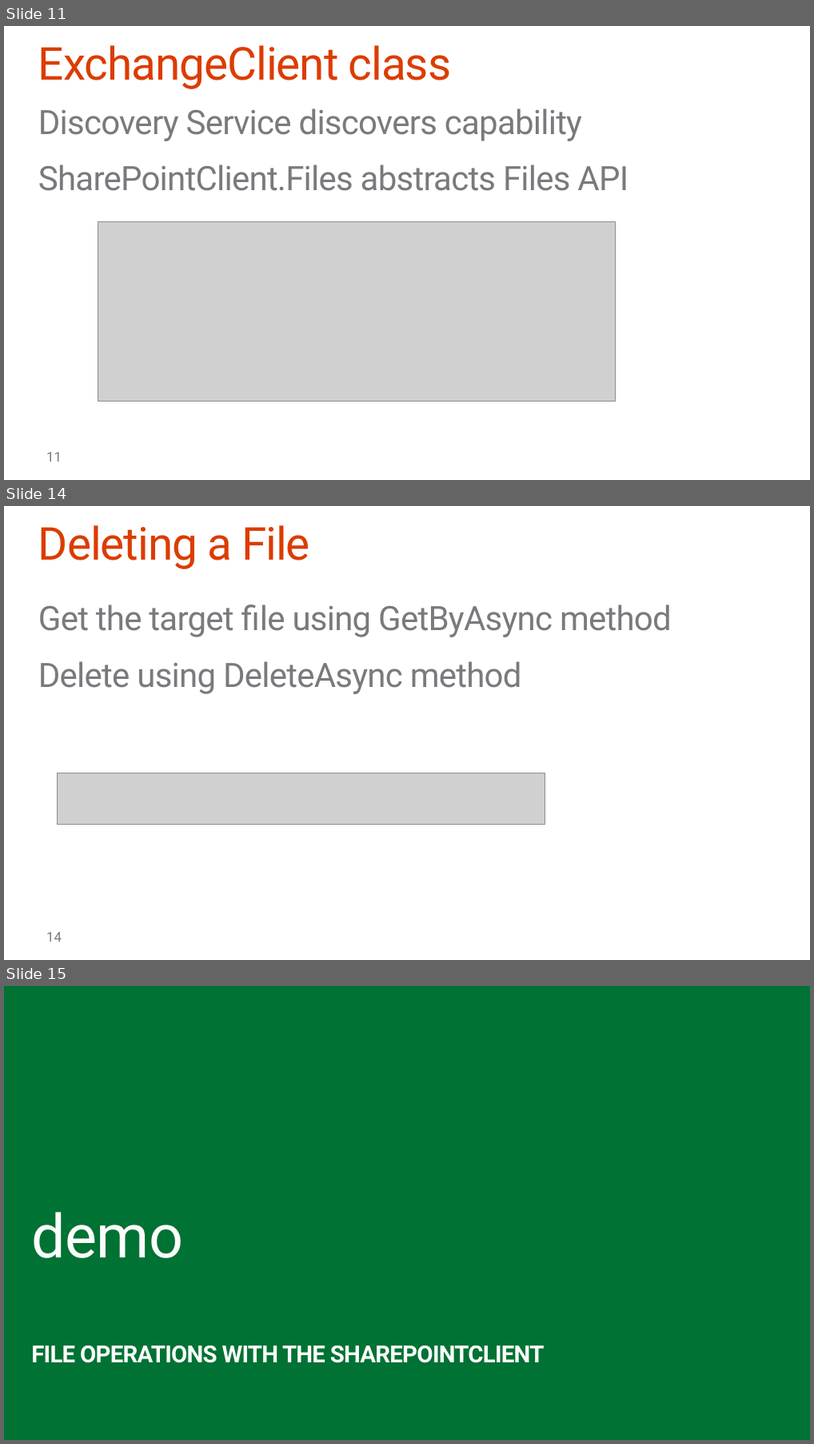
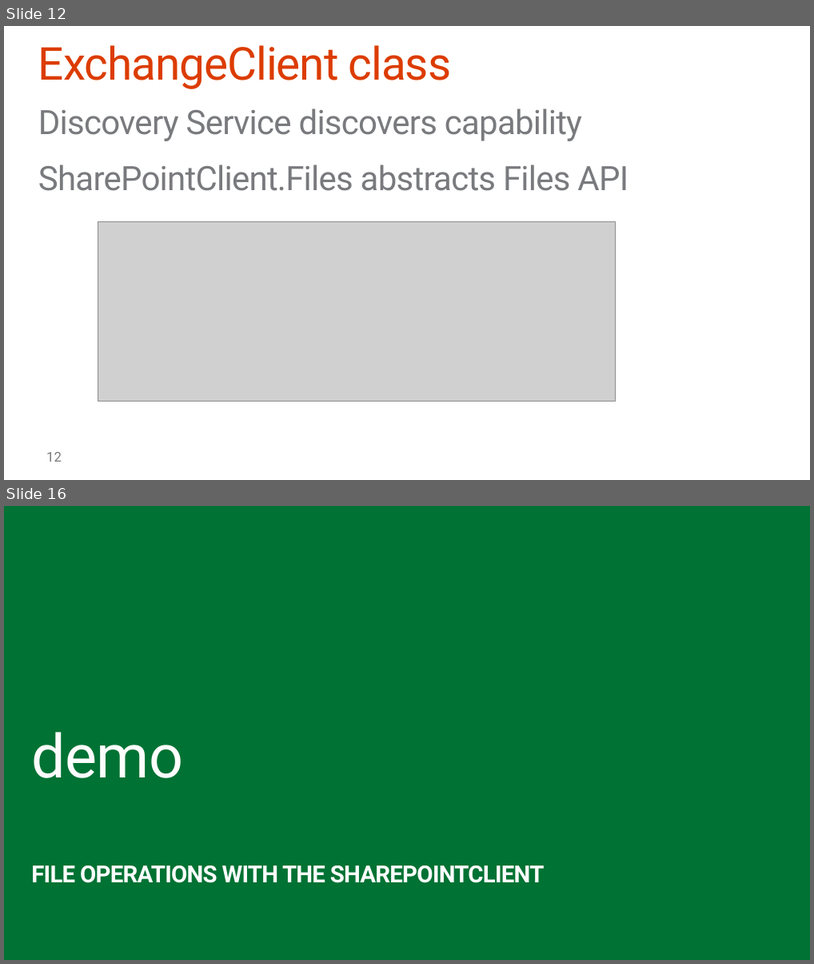
Before and after one commit to OfficeDev/TrainingContent, a slide deck: O3653-2 Deep Dive into Office 365 APIs for Calendar, Mail, and Contacts/O3653-2 Deep Dive into Office 365 APIs for Calendar, Mail, and Contacts.pptx. Shown one above the other, each under a label of ours: slides 11, 14 and 15 before the commit, slides 12 and 16 after it; the slides between them are not shown. The pictures are 814x1444 and 814x964 pixels, drawn with LibreOffice and Linux fonts; fonts in the diff are those of the drawing; grey boxes stand for pictures; background and template pictures are left out. Boxes give left, top, right and bottom in pixels: in the first picture for what was removed or moved away, otherwise in the second. Text is boxed around its words. In the diff, an @@ line names an element or a change of style, - is before the commit and + after.

```diff
--- a/O3653-2 Deep Dive into Office 365 APIs for Calendar, Mail, and Contacts/O3653-2 Deep Dive into Office 365 APIs for Calendar, Mail, and Contacts.pptx
+++ b/O3653-2 Deep Dive into Office 365 APIs for Calendar, Mail, and Contacts/O3653-2 Deep Dive into Office 365 APIs for Calendar, Mail, and Contacts.pptx
@@ slide 14 removed at <box>4,506,810,960</box>, background #FFFFFF @@
@@ title removed at <box>38,525,310,569</box> @@
-Deleting a File
@@ text removed at <box>38,604,672,694</box> @@
-Get the target file using GetByAsync method
-Delete using DeleteAsync method
@@ picture removed at <box>58,772,545,824</box> @@
@@ page number removed at <box>46,932,62,941</box> @@
-14
@@ what was slide 11 is now slide 12 @@
@@ page number at <box>46,452,62,461</box>: text changed @@
-11
+12
@@ what was slide 15 is now slide 16 @@
```
Also in this commit, not shown: 3 slides changed, 4 slides added, 2 other slides removed.
